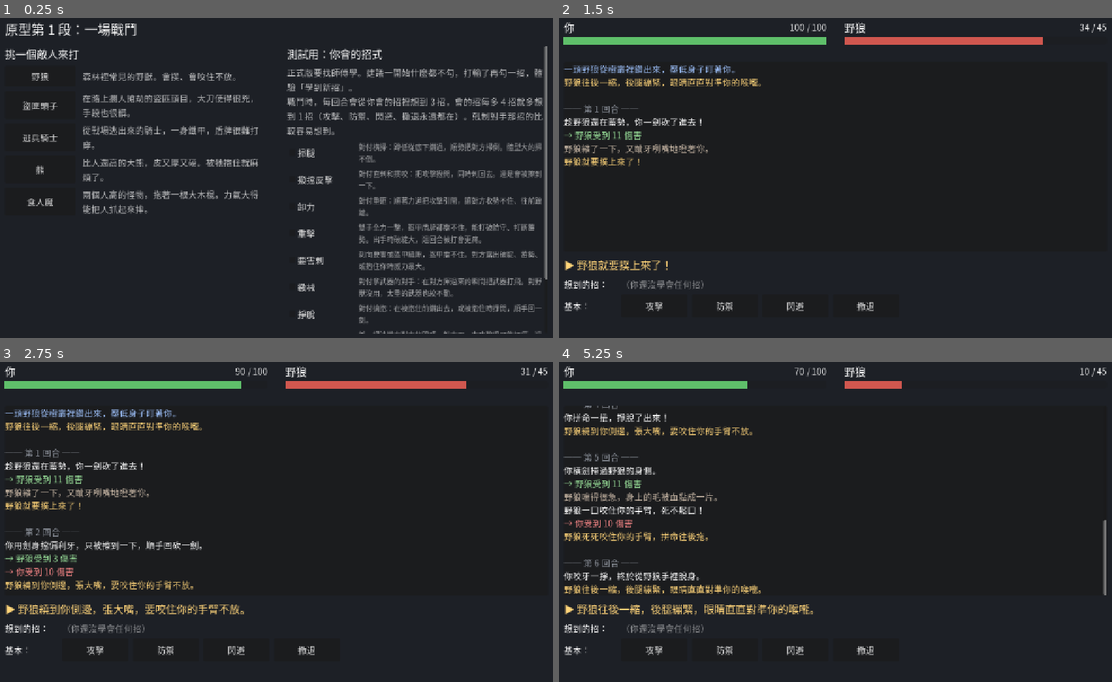
Above: before the commit, frames 1-4 (two rows, left to right).
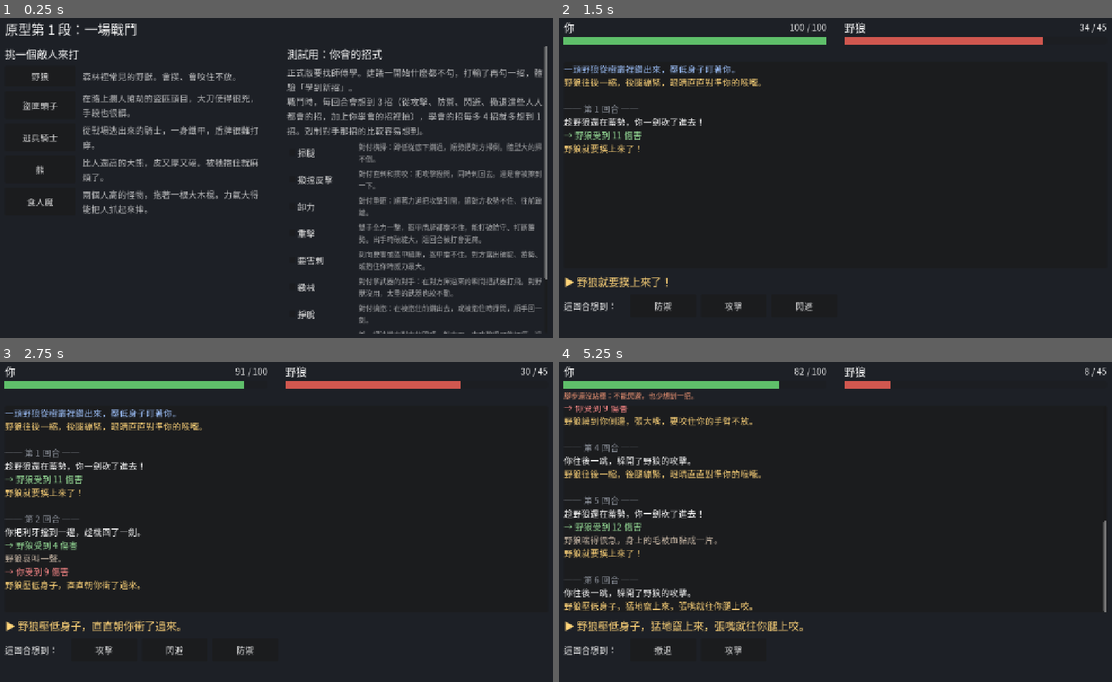
Above: after the commit, the same moments.

Repository: YPY1019/-
Game: Godot game, scene res://main.tscn
Same seed, same stepped clock (60 frames per second), same inputs: the game is played once before the commit and once after it.
Inputs (mouse positions are in pixels of both pictures, inside the frame that each line leads up to):
- Up to frame 1 (0.25 s): no input
- Up to frame 2 (1.5 s): click "野狼" at 0.5 s; click "攻擊" at 1.25 s
- Up to frame 3 (2.75 s): click "防禦" at 2 s
- Up to frame 4 (5.25 s): click "攻擊" at 2.75 s; click (653, 650) at 3.5 s, where only the run before the commit has a clickable "掙扎"; click "攻擊" at 4.25 s; click (664, 650) at 5 s, where only the run after the commit has a clickable "閃避"

The runs differ from the first frame. In frame 1, 1.5% of the frame differs, in the area x 51-99%, y 24-37%; in frame 2, 2.0%; in frame 3, 4.6%; in frame 4, 9.4%, in the area x 0-99%, y 1-92%.

Commit message:
試驗：拿掉基本招，所有選項都用抽的
Co-Authored-By: Claude Opus 5.5 <noreply@anthropic.com>

Diff:
--- a/冒險者模擬/scripts/battle/battle.gd
+++ b/冒險者模擬/scripts/battle/battle.gd
@@ -133,21 +133,21 @@
 					ally.hand.append(id)
 			notes.append("你被抱住了，只能想辦法脫身。")
 		else:
+			# 一般招和學來的招放在同一個池子裡抽，沒有永遠都在的招
+			var pool: Array = MoveData.BASIC + ally.adventurer.learned
 			var n := HAND_SIZE + ally.adventurer.learned.size() / HAND_GROWTH
-			var basics: Array = MoveData.BASIC.duplicate()
 			if ally.next_status.has("off_balance"):
 				n -= 1
-				basics.erase("dodge")
+				pool.erase("dodge")
 				notes.append("腳步還沒站穩：不能閃避，也少想到一招。")
 			if ally.next_status.has("blind"):
 				n = mini(n, 1)
 				notes.append("眼睛進了沙，只想得到一招。")
 			if ally.next_status.has("shaken"):
-				n = 0
-				notes.append("被嚇得腦中一片空白，一招都想不起來。")
-			var foe := _first_alive(enemies)
-			ally.hand.assign(_draw(ally.adventurer.learned, n, foe))
-			ally.hand.append_array(basics)
+				n = 1
+				pool = pool.filter(func(id): return MoveData.is_basic(id))
+				notes.append("被嚇得腦中一片空白，只想得到最普通的一招。")
+			ally.hand.assign(_draw(pool, maxi(n, 1), _first_alive(enemies)))
 		ally.next_status.clear()
 		ally.hand_note = "　".join(notes)
 
--- a/冒險者模擬/scripts/data/enemy_data.gd
+++ b/冒險者模擬/scripts/data/enemy_data.gd
@@ -44,7 +44,7 @@
 	"wolf": {
 		"name": "野狼",
 		"blurb": "森林裡常見的野獸。會撲、會咬住不放。",
-		"hp": 45, "atk": 14, "armor": "none", "traits": ["beast"],
+		"hp": 45, "atk": 12, "armor": "none", "traits": ["beast"],
 		"weapon": "利牙", "guard": "架勢",
 		"start": ["一頭野狼從樹叢裡鑽出來，壓低身子盯著你。"],
 		"actions": {
@@ -70,7 +70,7 @@
 	"bandit_leader": {
 		"name": "盜匪頭子",
 		"blurb": "在路上攔人搶劫的盜匪頭目，大刀使得很兇，手段也很髒。",
-		"hp": 90, "atk": 30, "armor": "light", "traits": ["disarmable"],
+		"hp": 90, "atk": 24, "armor": "light", "traits": ["disarmable"],
 		"weapon": "大刀", "guard": "架勢",
 		"start": ["盜匪頭子扛著大刀擋在路中間，咧嘴笑著：「把錢留下。」"],
 		"actions": {
@@ -112,7 +112,7 @@
 	"deserter": {
 		"name": "逃兵騎士",
 		"blurb": "從戰場逃出來的騎士，一身鐵甲，盾牌很難打穿。",
-		"hp": 70, "atk": 24, "armor": "heavy", "traits": ["disarmable"],
+		"hp": 70, "atk": 20, "armor": "heavy", "traits": ["disarmable"],
 		"weapon": "長劍", "guard": "盾牌",
 		"start": ["一個穿著破舊鐵甲的騎士舉起盾牌，一言不發地朝你走來。"],
 		"actions": {
@@ -144,7 +144,7 @@
 	"bear": {
 		"name": "熊",
 		"blurb": "比人還高的大熊，皮又厚又硬。被牠抱住就麻煩了。",
-		"hp": 120, "atk": 30, "armor": "light", "traits": ["beast", "big"],
+		"hp": 120, "atk": 24, "armor": "light", "traits": ["beast", "big"],
 		"weapon": "熊掌", "guard": "架勢",
 		"start": ["一頭大熊從洞裡鑽了出來，嗅了嗅空氣，轉頭看向你。"],
 		"actions": {
@@ -186,7 +186,7 @@
 	"ogre": {
 		"name": "食人魔",
 		"blurb": "兩個人高的怪物，拖著一根大木棍。力氣大得能把人抓起來摔。",
-		"hp": 160, "atk": 34, "armor": "none", "traits": ["big"],
+		"hp": 160, "atk": 28, "armor": "none", "traits": ["big"],
 		"weapon": "木棍", "guard": "架勢",
 		"start": ["地面一陣震動。食人魔拖著一根大木棍，從遠處朝你走來。"],
 		"actions": {
--- a/冒險者模擬/scripts/data/move_data.gd
+++ b/冒險者模擬/scripts/data/move_data.gd
@@ -17,6 +17,7 @@
 ## vs_big：對體型大的對手用的版本。
 ## self：用完之後自己的狀態（off_balance：下回合少想到一招）。
 
+## 人人都會的一般招。跟學來的招放在同一個池子裡抽，不是永遠都在
 const BASIC := ["attack", "defend", "dodge", "flee"]
 ## 被抱住時能用的招（沒學的不會出現）
 const HELD := ["struggle", "attack", "break_free", "vital"]
--- a/冒險者模擬/scripts/ui/main.gd
+++ b/冒險者模擬/scripts/ui/main.gd
@@ -120,7 +120,7 @@
 	cols.add_child(scroll)
 	right.add_child(_heading("測試用：你會的招式"))
 	var note := Label.new()
-	note.text = "正式版要找師傅學。建議一開始什麼都不勾，打輸了再勾一招，體驗「學到新招」。\n戰鬥時，每回合會從你會的招裡想到 3 招，會的招每多 4 招就多想到 1 招（攻擊、防禦、閃避、撤退永遠都在）。剋制對手那招的比較容易想到。"
+	note.text = "正式版要找師傅學。建議一開始什麼都不勾，打輸了再勾一招，體驗「學到新招」。\n戰鬥時，每回合會想到 3 招（從攻擊、防禦、閃避、撤退這些人人都會的招，加上你學會的招裡抽），學會的招每多 4 招就多想到 1 招。剋制對手那招的比較容易想到。"
 	note.modulate = Color(1, 1, 1, 0.7)
 	note.autowrap_mode = TextServer.AUTOWRAP_WORD_SMART
 	right.add_child(note)
@@ -282,15 +282,12 @@
 	for row in [tech_row, basic_row]:
 		for child in row.get_children():
 			child.queue_free()
+	# 所有選項都是抽出來的，排成一排
+	basic_row.visible = false
 	var tech_label := Label.new()
-	tech_label.text = "想到的招："
-	tech_label.custom_minimum_size.x = 120
+	tech_label.text = "這回合想到："
+	tech_label.custom_minimum_size.x = 140
 	tech_row.add_child(tech_label)
-	var basic_label := Label.new()
-	basic_label.text = "基本："
-	basic_label.custom_minimum_size.x = 120
-	basic_row.add_child(basic_label)
-	var any_tech := false
 	for opt in battle.hand_options(hero_c):
 		var b := Button.new()
 		b.text = opt["name"]
@@ -298,16 +295,7 @@
 		b.custom_minimum_size = Vector2(150, 52)
 		b.pressed.connect(_on_move.bind(opt["id"]))
 		b.mouse_entered.connect(_show_hint.bind(opt["id"]))
-		if opt["basic"]:
-			basic_row.add_child(b)
-		else:
-			tech_row.add_child(b)
-			any_tech = true
-	if not any_tech:
-		var none := Label.new()
-		none.text = "（這回合什麼招都沒想到）" if hero.learned.size() > 0 else "（你還沒學會任何招）"
-		none.modulate = Color(1, 1, 1, 0.5)
-		tech_row.add_child(none)
+		tech_row.add_child(b)
 	hint_label.text = ""
 
 
Not shown, changed: GAME_DESIGN.md
